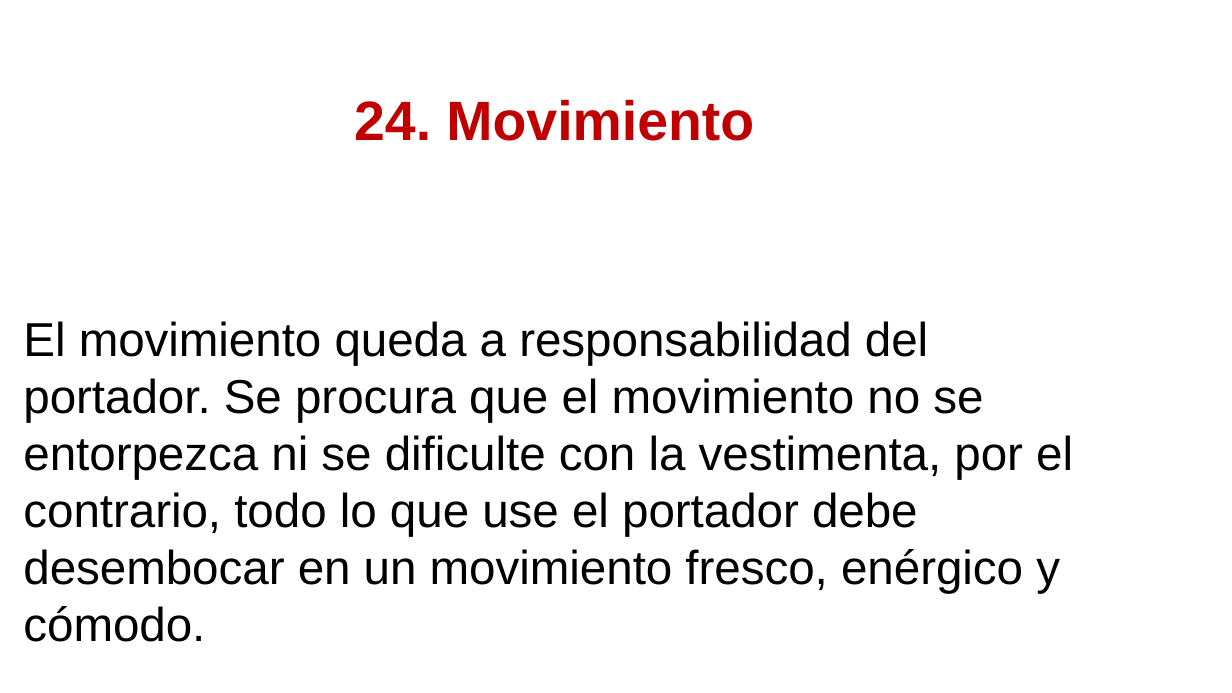
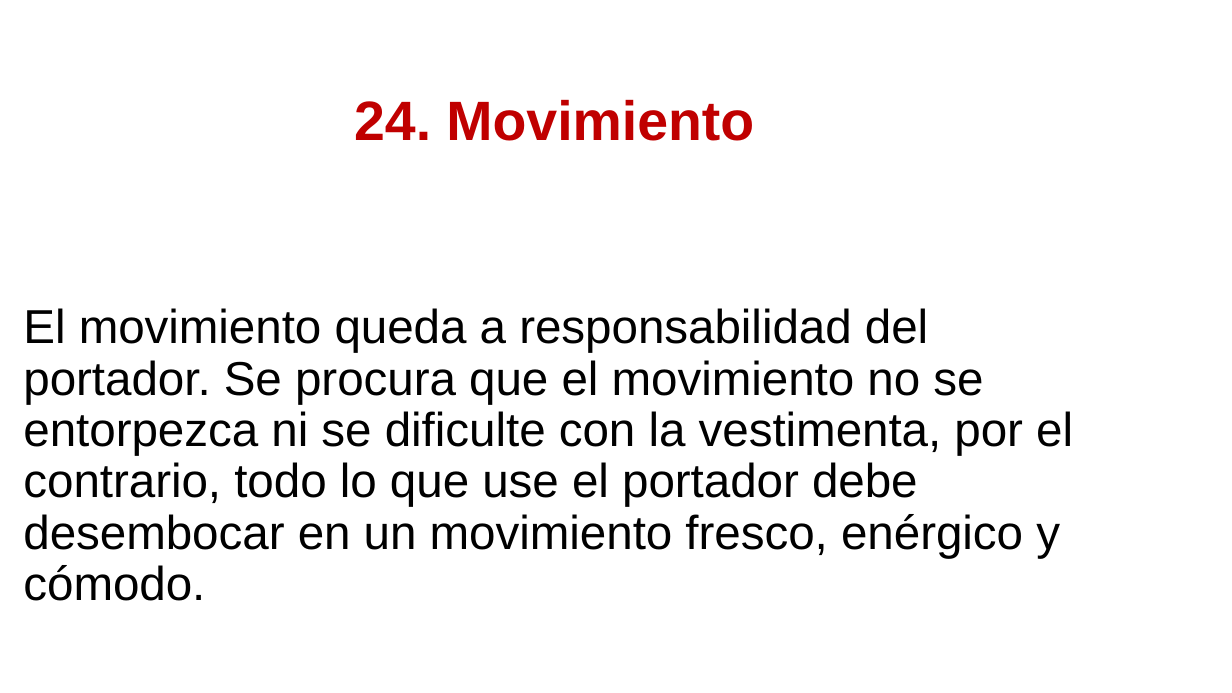
Before and after one commit to ECORED-SENA/DESARROLLO_COLECCIONES_INDUSTRIA_MODA_CF18, a slide deck: slide 26 of public/downloads/U2_Anexo_ A_26_Conceptos_Fashion.pptx. Drawn at 1232x693 pixels with LibreOffice and Linux fonts; fonts in the diff are those of the drawing; background and template pictures are left out. Boxes give left, top, right and bottom in pixels: in the first picture for what was removed or moved away, otherwise in the second. Text is boxed around its words. In the diff, an @@ line names an element or a change of style, - is before the commit and + after.

```diff
--- a/public/downloads/U2_Anexo_ A_26_Conceptos_Fashion.pptx
+++ b/public/downloads/U2_Anexo_ A_26_Conceptos_Fashion.pptx
@@ text "El movimiento queda a responsabilidad ..." at (x1=23, y1=308, x2=1073, y2=601): line spacing 1 to 0.9 @@
```
Also in this commit, not shown: 8 other files.
